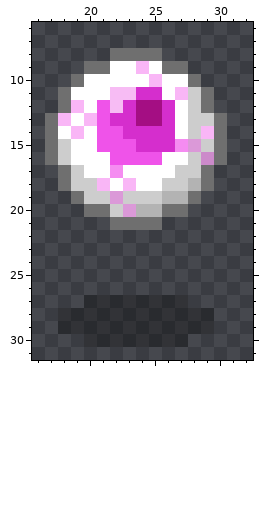
Two versions of one pixel-art file, Assets/_Project/Art/Aseprite/ASE Sensor.aseprite. Above is the file before it was changed.
48x32 pixels, 1 frame. Shown: x 16..32, y 6..31.
The same view after the edit:
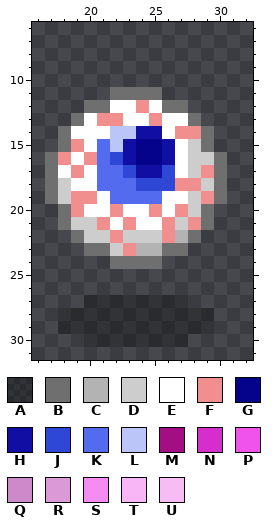
Palette (. is transparent): A #0000004a  B #6f6f6f  C #b3b3b3  D #cdcdcd  E #ffffff  F #f18e8e  G #050389  H #110ea4  J #2e47d5  K #536cef  L #bcc5f7  M #a40e83  N #d52ecd  P #ef53e9  Q #cc8aca  R #db99d8  S #f58cf1  T #f9b6f6  U #f7bcf4
Change:
Changed rows in their new state; - is an unchanged pixel.
Layer "Sensor":
first column x 17:
 8 -----....-----
 9 ---........---
10 --..........--
11 -....BBBB....-
12 -..BBEEFEBB..-
13 ..BEFFEEFE-B..
14 .BE-ELLHHEFFB.
15 .BF-KLHGGHEDB.
16 -F-FKJHGGH--D-
17 BEF-KKJHHJE-FB
18 BDEEKKKJJJFFDB
19 BDFFEKKKKEEDFB
20 -BFEEFEEFEFDB-
21 -BDDFEFEEFDFB-
22 --BDDFDDDFCB--
23 ---BBDFCCBB---
24 -----BBBB-----
Changed places in both pictures, as pixel boxes (x1, y1, x2, y2):
changed: (45, 48, 227, 269)
